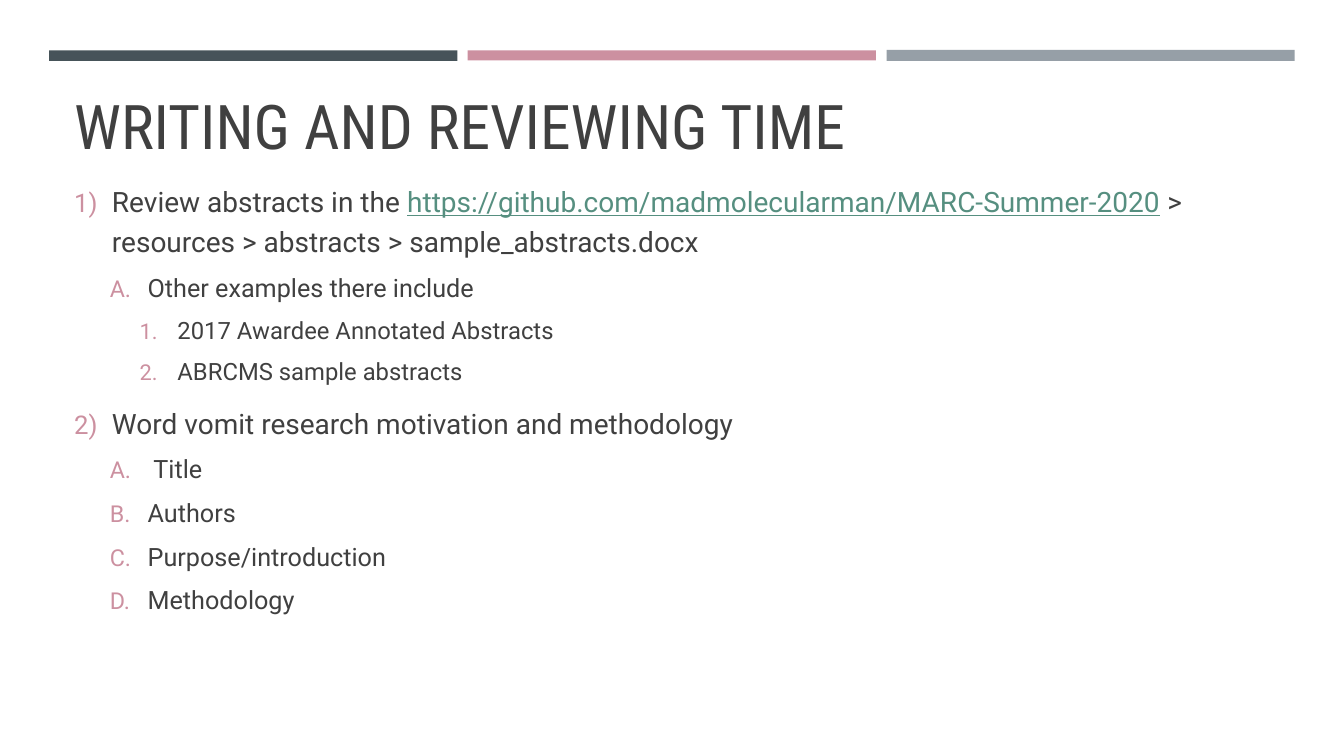
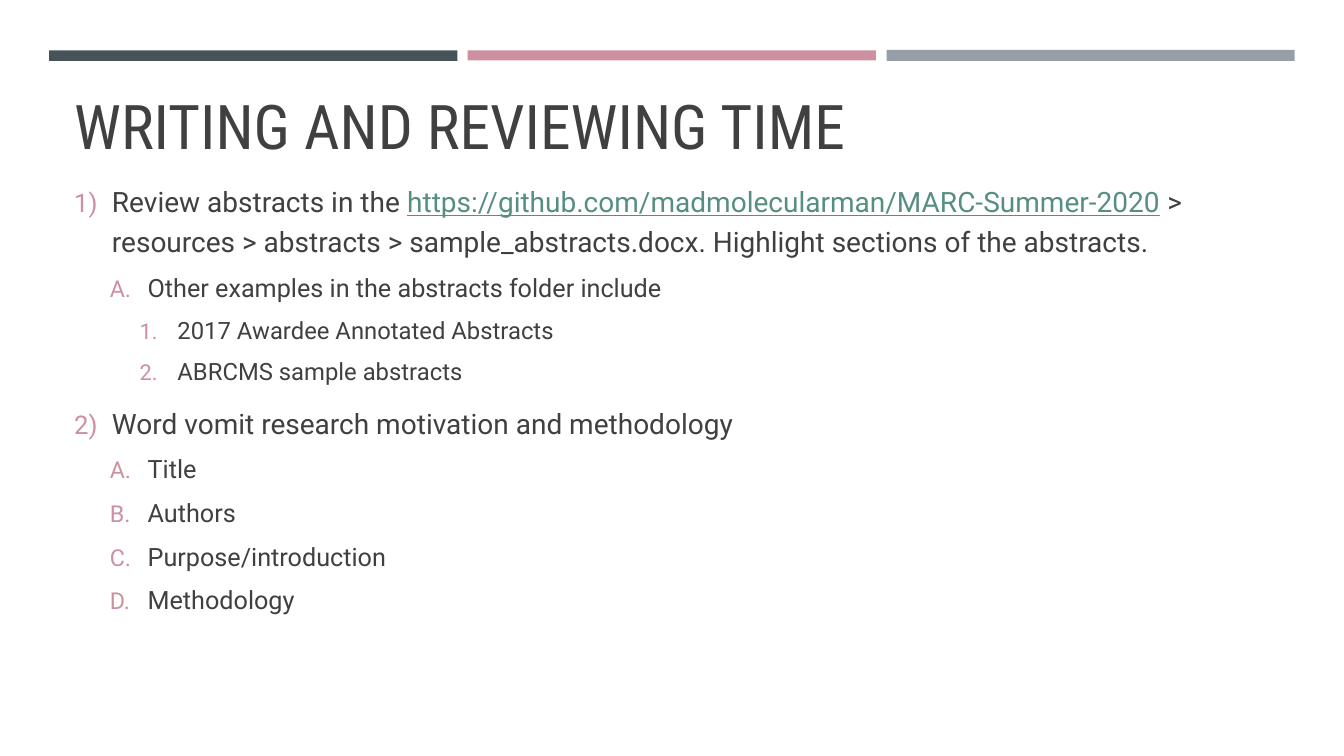
Before and after one commit to madmolecularman/MARC-Summer-2020, a slide deck: slide 8 of resources/abstracts/how_to_write_an_abstract.pptx. Drawn at 1344x756 pixels with LibreOffice and Linux fonts; fonts in the diff are those of the drawing. Boxes give left, top, right and bottom in pixels: in the first picture for what was removed or moved away, otherwise in the second. Text is boxed around its words. In the diff, an @@ line names an element or a change of style, - is before the commit and + after.

Commit message:
cv-resume resources added

```diff
--- a/resources/abstracts/how_to_write_an_abstract.pptx
+++ b/resources/abstracts/how_to_write_an_abstract.pptx
@@ text at [112,191,1159,302]: text changed @@
-1) Review abstracts in the https://github.com/madmolecularman/MARC-Summer-2020 > resources > abstracts > sample_abstracts.docx
-  A. Other examples there include
+1) Review abstracts in the https://github.com/madmolecularman/MARC-Summer-2020 > resources > abstracts > sample_abstracts.docx. Highlight sections of the abstracts.
+  A. Other examples in the abstracts folder include
```
Also in this commit, not shown: 10 other files.
